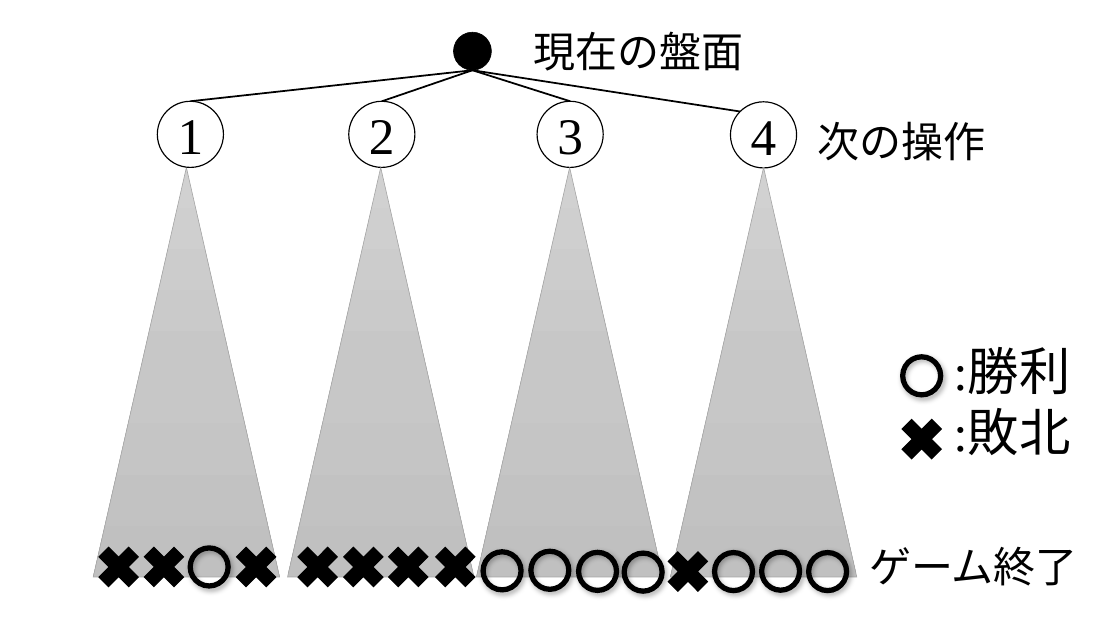
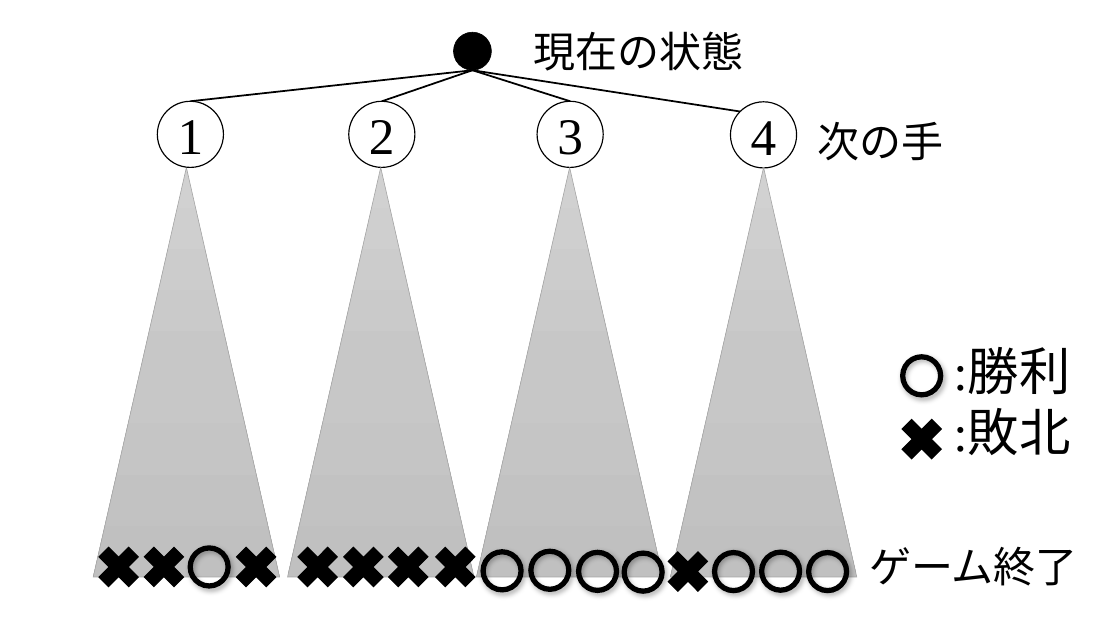
Before and after one commit to MasayaOda/SR, a slide deck: slide 1 of 図作成用パワーポイント/omonte.pptx. Drawn at 1120x630 pixels with LibreOffice and Linux fonts; fonts in the diff are those of the drawing. Boxes give left, top, right and bottom in pixels: in the first picture for what was removed or moved away, otherwise in the second. Text is boxed around its words. In the diff, an @@ line names an element or a change of style, - is before the commit and + after.

```diff
--- a/図作成用パワーポイント/omonte.pptx
+++ b/図作成用パワーポイント/omonte.pptx
@@ text at [534, 31, 744, 71]: text changed @@
-現在の盤面
+現在の状態
@@ text at [817, 122, 943, 161]: text changed @@
-次の操作
+次の手
```
Also in this commit, not shown: 1 other file.
